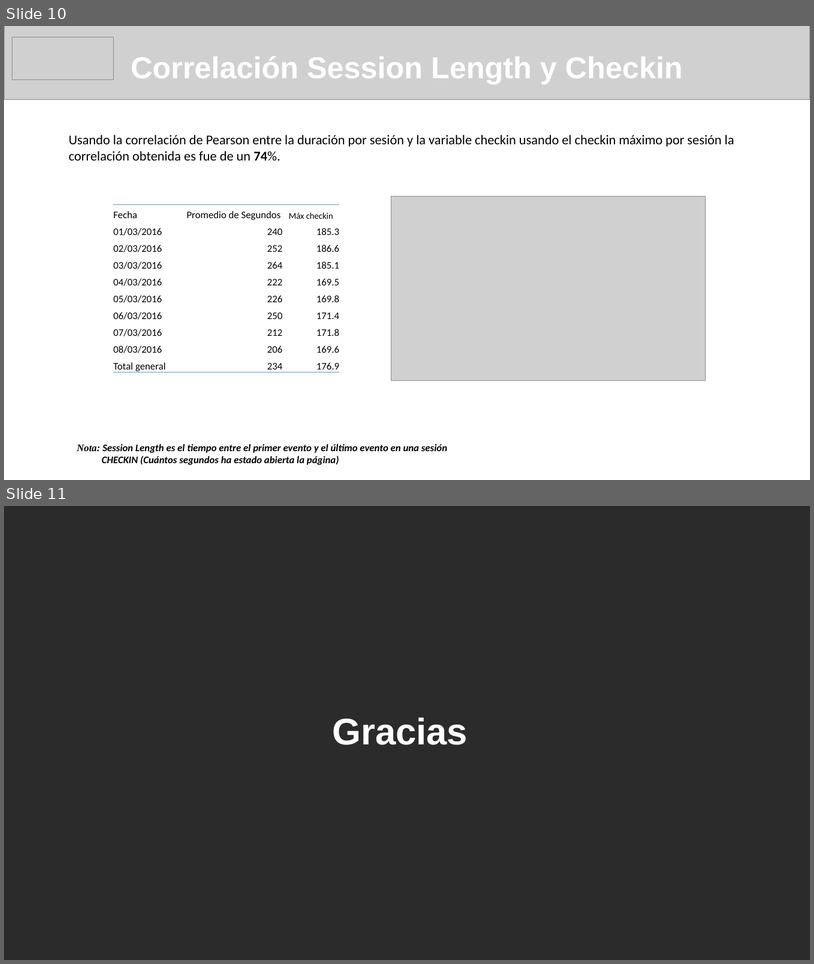
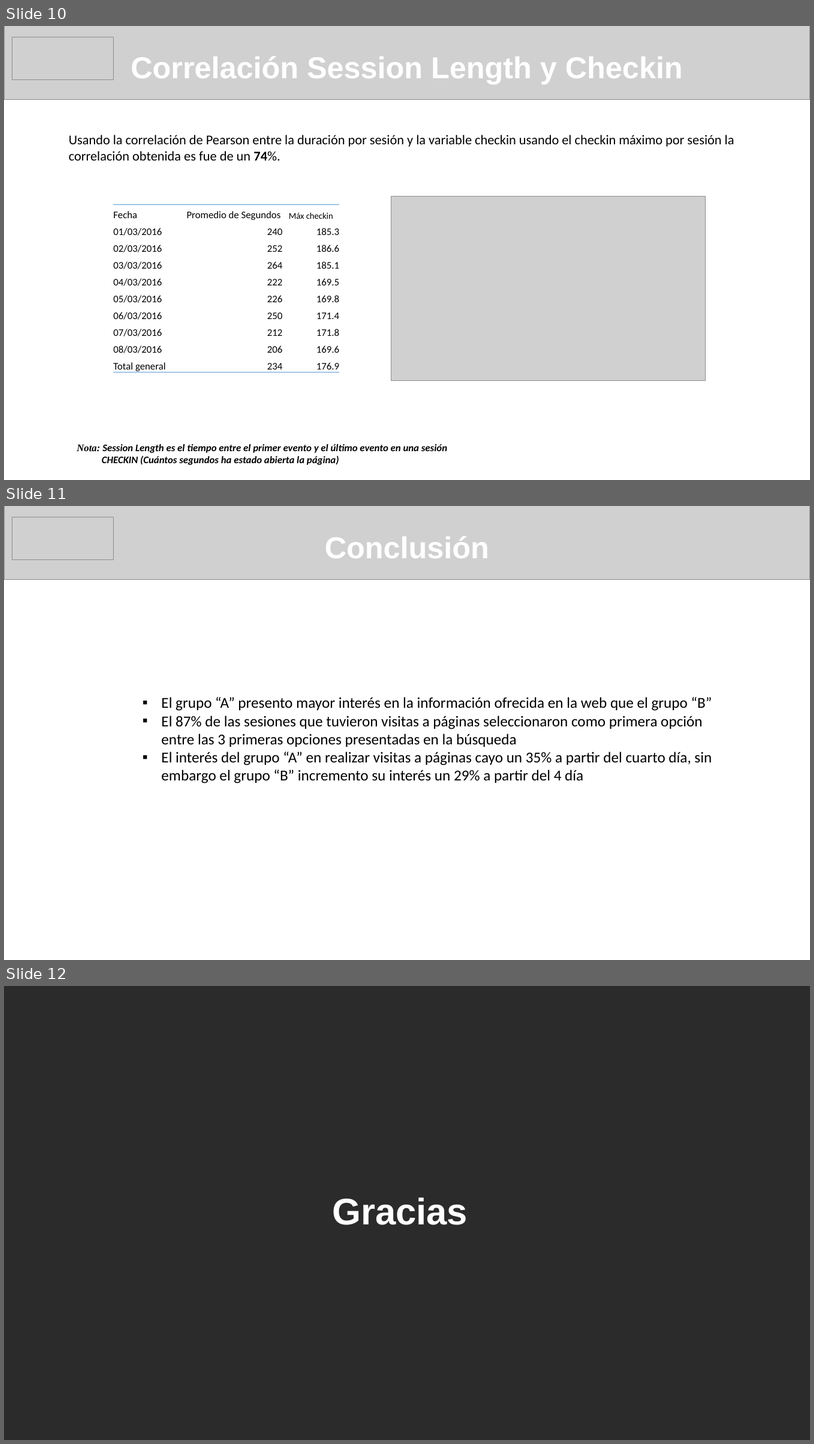
Before and after one commit to AnaPasosG101/Test_AnaCristinaPasos, a slide deck: Presentación.pptx. Shown one above the other, each under a label of ours: slides 10 and 11 before the commit, slides 10, 11 and 12 after it. The pictures are 814x964 and 814x1444 pixels, drawn with LibreOffice and Linux fonts; fonts in the diff are those of the drawing; grey boxes stand for pictures; background and template pictures are left out; a plain dark background stands for a picture behind light text. Boxes give left, top, right and bottom in pixels: in the first picture for what was removed or moved away, otherwise in the second. Text is boxed around its words. In the diff, an @@ line names an element or a change of style, - is before the commit and + after.

```diff
--- a/Presentación.pptx
+++ b/Presentación.pptx
@@ slide 11 added at [4, 506, 810, 960], background #FFFFFF @@
@@ picture added at [4, 506, 810, 579] @@
@@ picture added at [12, 517, 113, 560] @@
@@ title added at [325, 536, 489, 558], 36 pt, text #FFFFFF, bold @@
+Conclusión
@@ text added at [161, 697, 713, 783], 18 pt, text #000000 @@
+▪ El grupo “A” presento mayor interés en la información ofrecida en la web que el grupo “B”
+▪ El 87% de las sesiones que tuvieron visitas a páginas seleccionaron como primera opción entre las 3 primeras opciones presentadas en la búsqueda
+▪ El interés del grupo “A” en realizar visitas a páginas cayo un 35% a partir del cuarto día, sin embargo el grupo “B” incremento su interés un 29% a partir del 4 día
@@ what was slide 11 is now slide 12 @@
```
Also in this commit, not shown: 3 slides changed, 1 other file.
